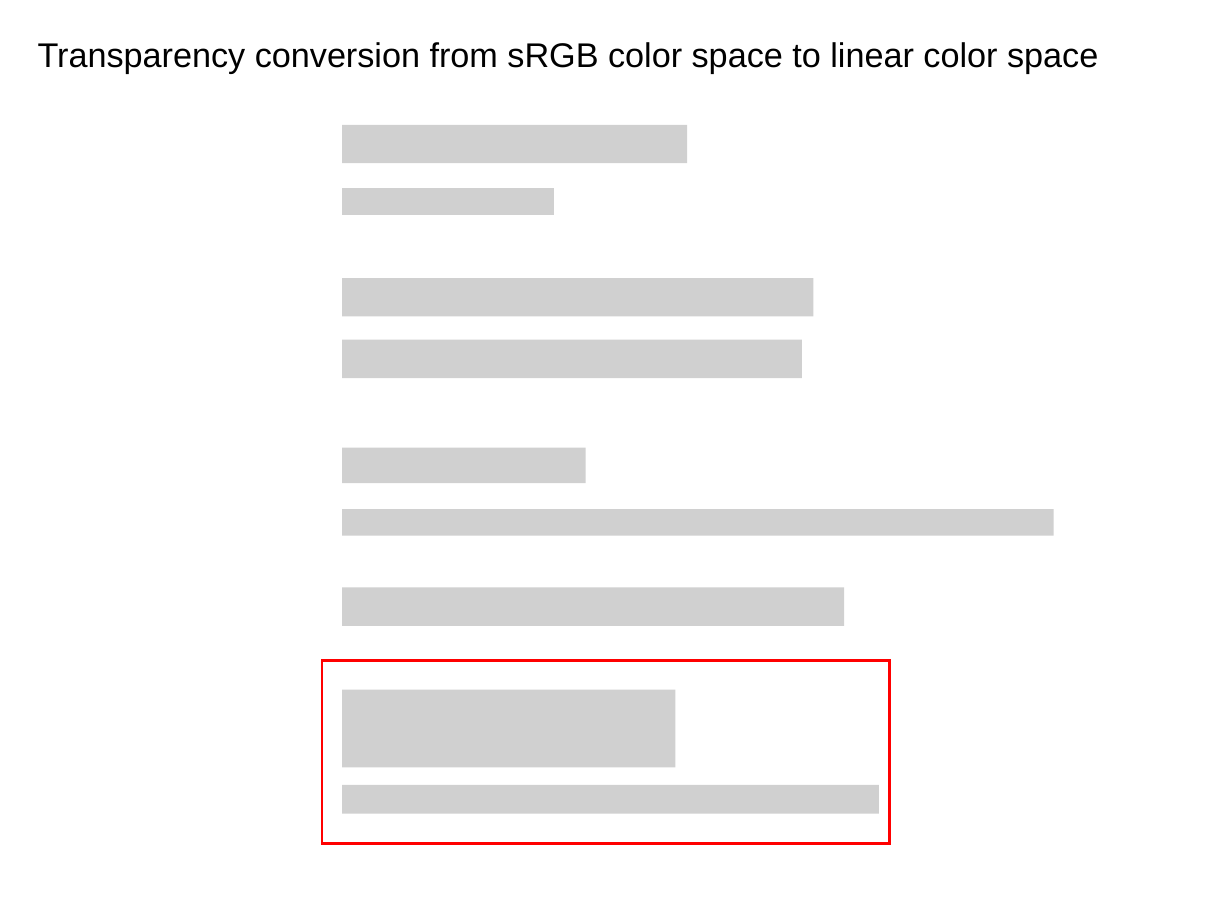
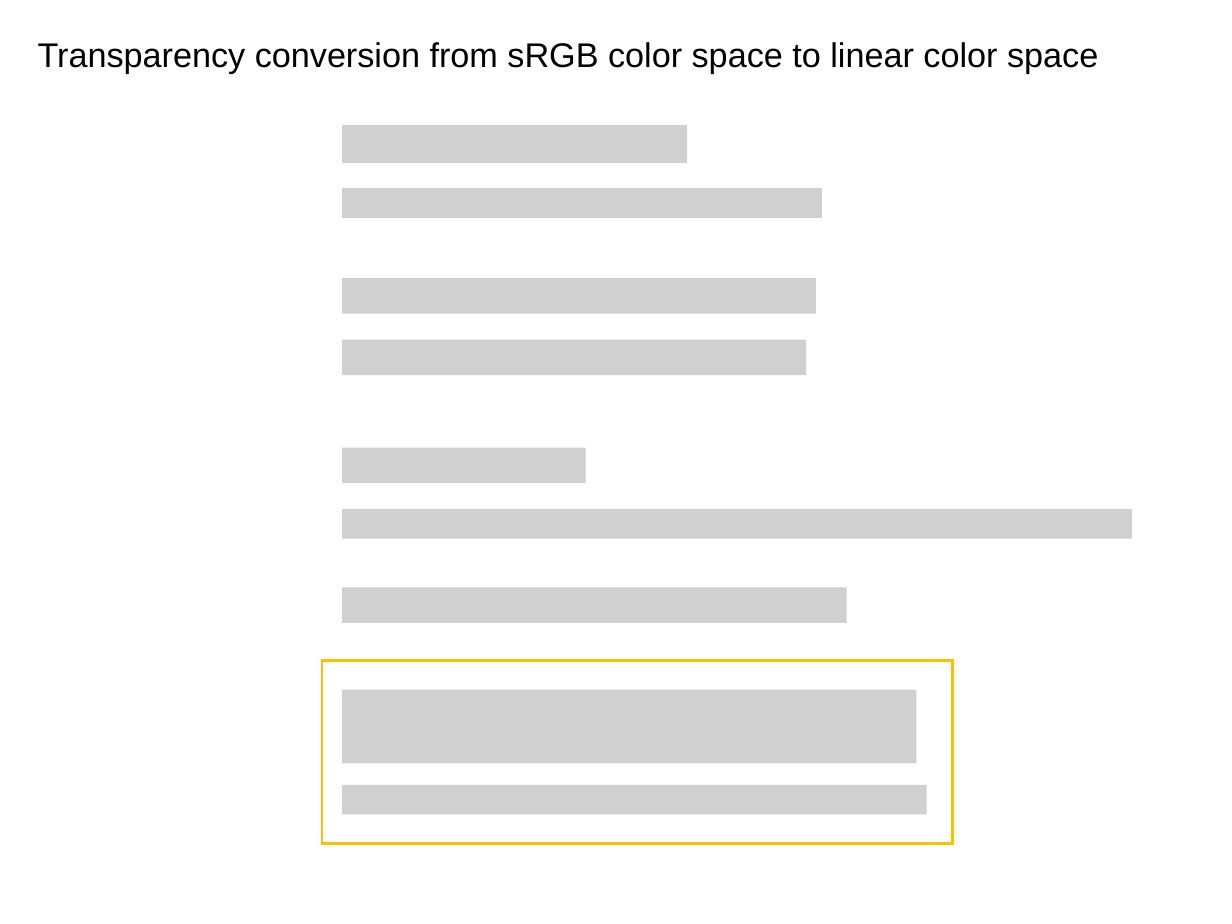
Before and after one commit to sotanmochi/TransparencyConverter, a slide deck: slide 3 of Assets/TransparencyConverter/Documentation~/TransparencyConverter.pptx. Drawn at 1232x924 pixels with LibreOffice and Linux fonts; fonts in the diff are those of the drawing; grey boxes stand for pictures. Boxes give left, top, right and bottom in pixels: in the first picture for what was removed or moved away, otherwise in the second. Text is boxed around its words. In the diff, an @@ line names an element or a change of style, - is before the commit and + after.

```diff
--- a/Assets/TransparencyConverter/Documentation~/TransparencyConverter.pptx
+++ b/Assets/TransparencyConverter/Documentation~/TransparencyConverter.pptx
@@ picture removed at [342, 188, 554, 215] @@
@@ picture added at [342, 188, 822, 218] @@
@@ picture: place and size @@
-picture at [342, 278, 813, 317]
+picture at [342, 278, 816, 313]
@@ picture: place and size @@
-picture at [342, 509, 1054, 535]
+picture at [342, 509, 1133, 539]
@@ picture: place and size @@
-picture at [342, 588, 844, 627]
+picture at [342, 588, 847, 623]
@@ rectangle: place and size @@
-rectangle at [322, 661, 890, 844]
+rectangle at [322, 661, 952, 844]
@@ rectangle at [322, 661, 952, 844]: outline #FF0000 2.25 pt to #FFC000 2.25 pt @@
@@ picture: place and size @@
-picture at [342, 690, 676, 767]
+picture at [342, 690, 917, 764]
@@ picture: place and size @@
-picture at [342, 785, 879, 814]
+picture at [342, 785, 927, 815]
```
Also in this commit, not shown: 4 other slides changed, 5 slides added, 1 other file.
